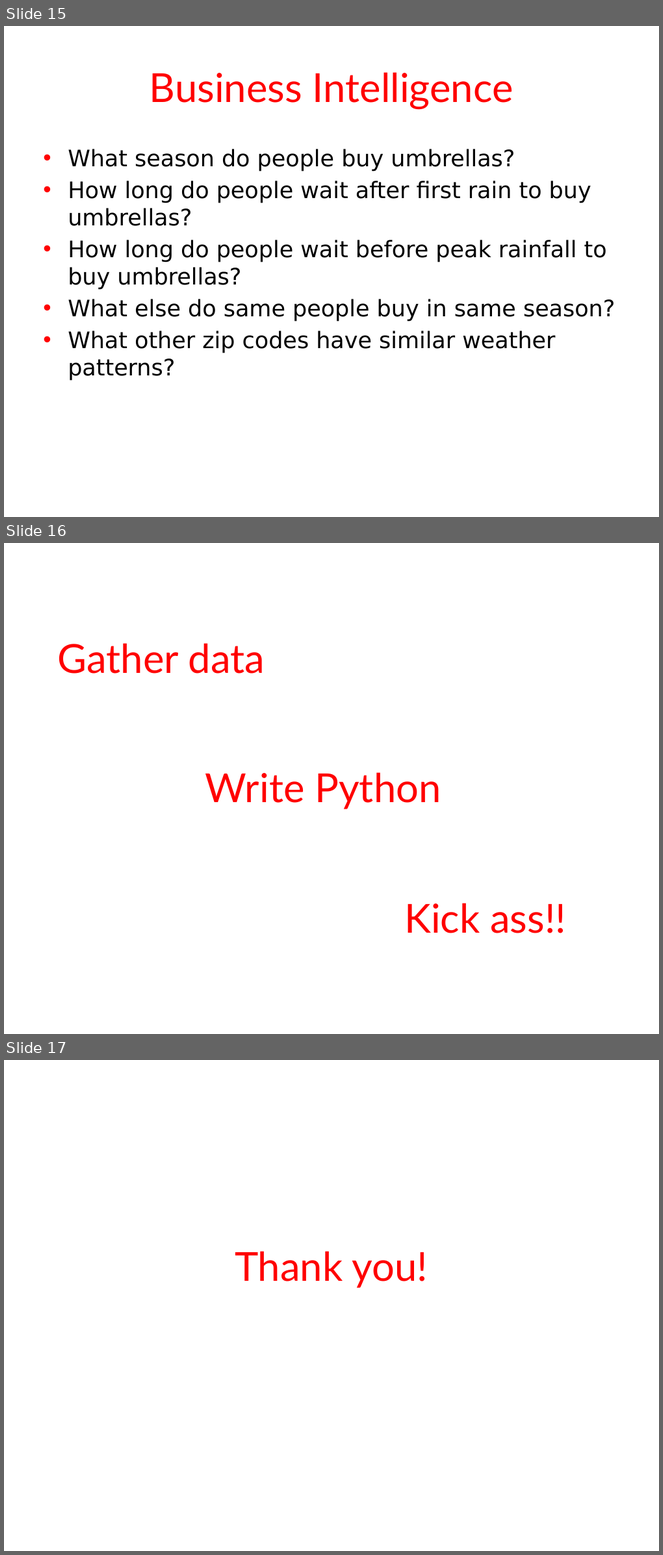
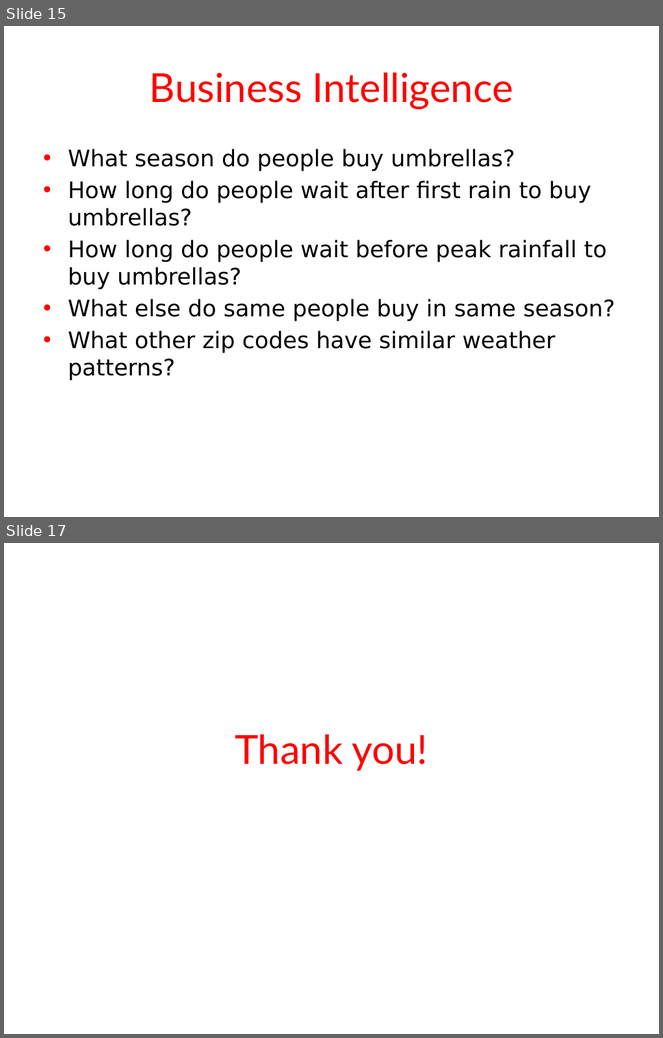
Before and after one commit to devEffort/HBTechTalk, a slide deck: HBTechTalk.pptx. Shown one above the other, each under a label of ours: slides 15, 16 and 17 before the commit, slides 15 and 17 after it; the slides between them are not shown. The pictures are 663x1555 and 663x1038 pixels, drawn with LibreOffice and Linux fonts; fonts in the diff are those of the drawing; background and template pictures are left out. Boxes give left, top, right and bottom in pixels: in the first picture for what was removed or moved away, otherwise in the second. Text is boxed around its words. In the diff, an @@ line names an element or a change of style, - is before the commit and + after.

```diff
--- a/HBTechTalk.pptx
+++ b/HBTechTalk.pptx
@@ slide 16 removed at box(4, 543, 659, 1034), background #FFFFFF @@
@@ title removed at box(58, 643, 265, 674) @@
-Gather data
@@ text removed at box(206, 772, 441, 809) @@
-Write Python
@@ text removed at box(404, 903, 566, 934) @@
-Kick ass!!
```
Also in this commit, not shown: 3 slides changed, 2 slides added, 1 other slide removed, 1 other file.
